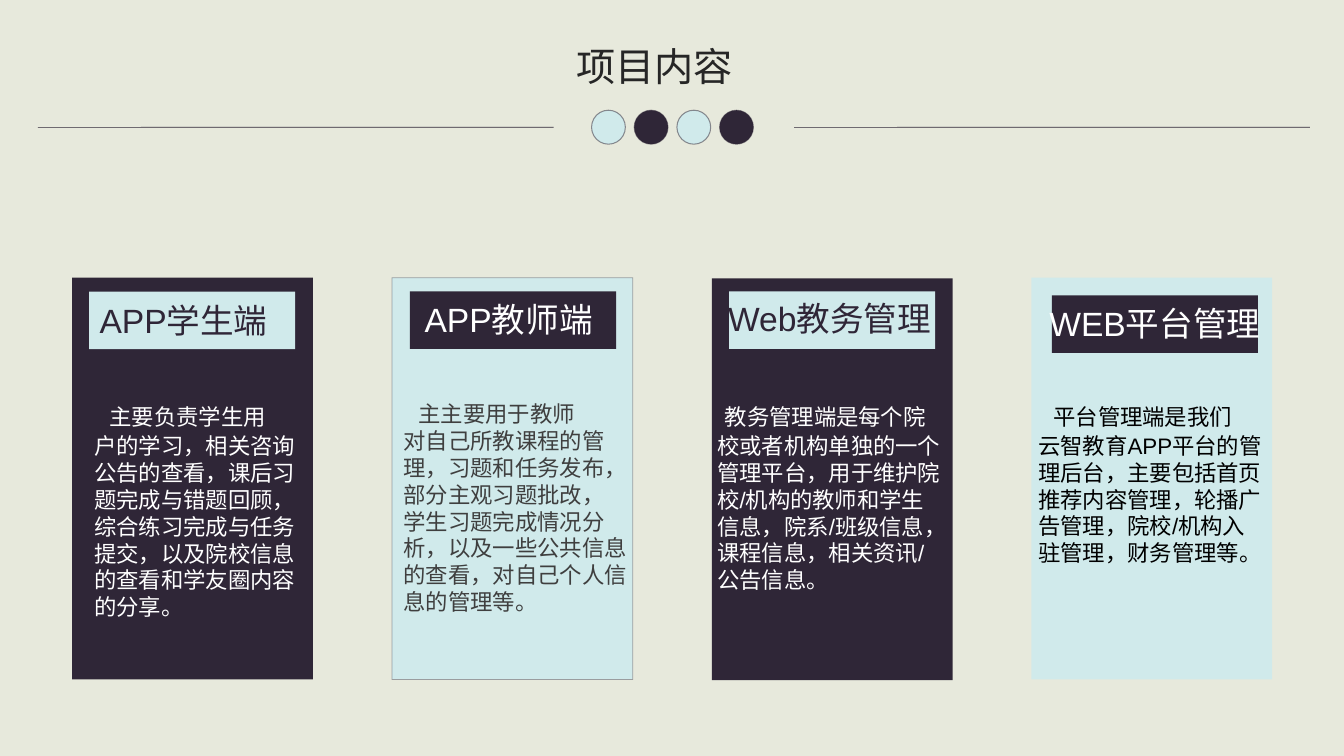
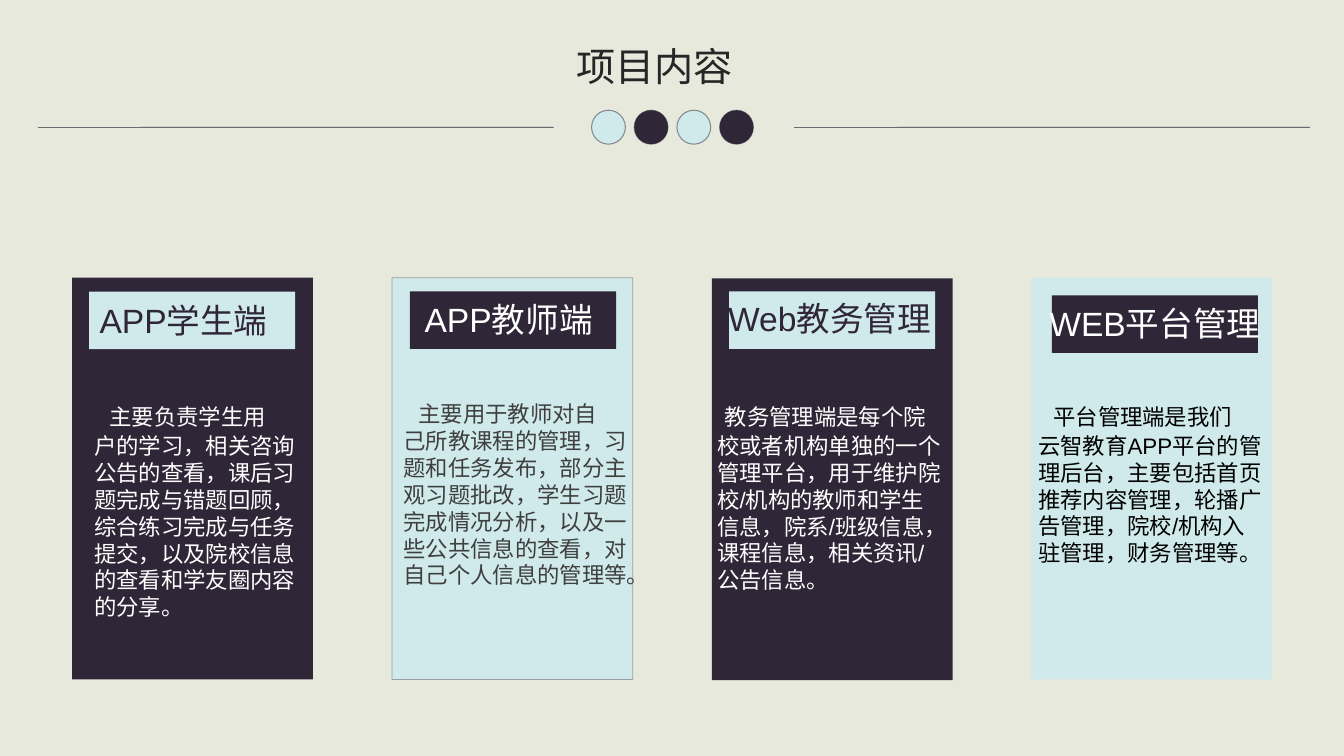
Before and after one commit to starxgit/YZEducation, a slide deck: slide 8 of ready/云智教育APP的设计与实现开题报告.ppt. Drawn at 1344x756 pixels with LibreOffice and Linux fonts; fonts in the diff are those of the drawing. Boxes give left, top, right and bottom in pixels: in the first picture for what was removed or moved away, otherwise in the second. Text is boxed around its words. In the diff, an @@ line names an element or a change of style, - is before the commit and + after.

```diff
--- a/ready/云智教育APP的设计与实现开题报告.ppt
+++ b/ready/云智教育APP的设计与实现开题报告.ppt
@@ text at (404, 403, 649, 589): text changed @@
-主主要用于教师
-对自己所教课程的管
-理，习题和任务发布，
-部分主观习题批改，
-学生习题完成情况分
-析，以及一些公共信息
-的查看，对自己个人信
-息的管理等。
+主要用于教师对自
+己所教课程的管理，习
+题和任务发布，部分主
+观习题批改，学生习题
+完成情况分析，以及一
+些公共信息的查看，对
+自己个人信息的管理等。
```
Also in this commit, not shown: 1 other file.
